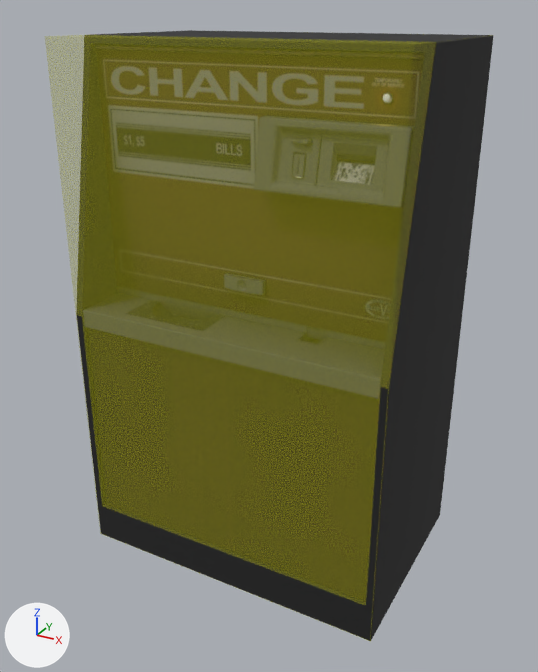
The COLLADA model media/models/change-machine/change-machine.dae: old version first, new version second.
Before and after are seen from a 50 mm camera at (3.07, -6.67, 5.0) aimed at (0.0, -1.09, 2.21). Lighting does not change. The marker at lower left points along +X, +Y and +Z.

Objects in the first picture: 'Cube', 'cabinet_001'.
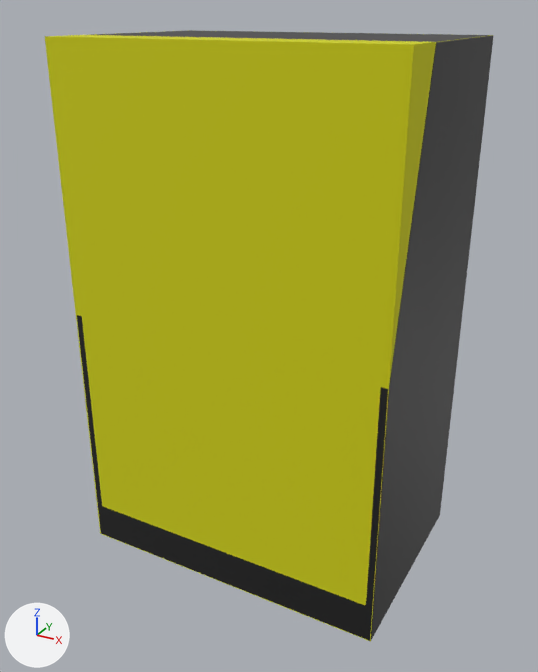
The newer file is also rescaled (x0.303) as a whole; pictures and numbers use the older file's frame.

The change, as JSON lines over the scene's bpy script:
```json
{"op": "set", "path": "mat_changemachine_combined.roughness", "old": "0.9", "new": "0.44"}
{"op": "set", "path": "mat_collider_box.alpha", "old": "0.25", "new": "1.0"}
```

Where the change shows, as pixel boxes (x1, y1, x2, y2) in the pictures (538 x 672 px):
```json
{"object": "Cube", "change": "surface changed", "before": [45, 30, 493, 642], "after": [45, 30, 493, 642]}
{"object": "cabinet_001", "change": "surface changed", "before": [77, 30, 493, 641], "after": [77, 30, 493, 641], "on screen": "black to grey"}
```
